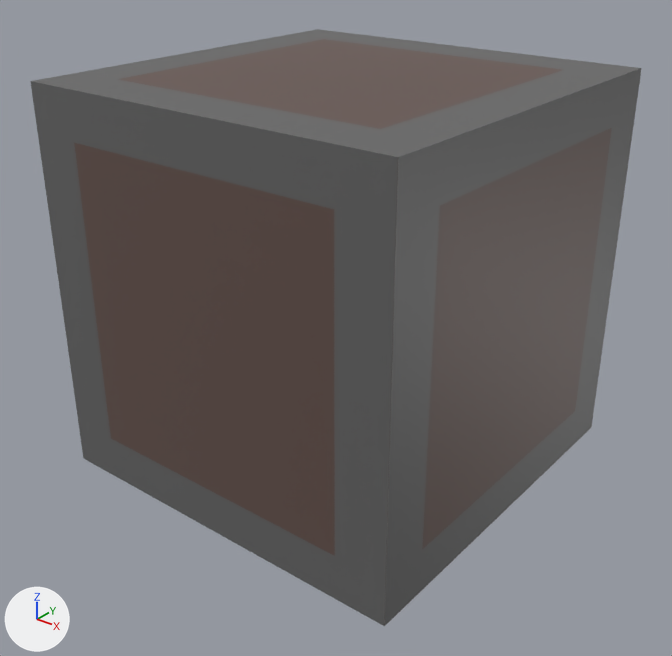
What one commit did to the FBX model Assets/Никита/Models/box.fbx.
Camera for both pictures: a 50 mm camera at (-1.19, -1.673, 1.385) aimed at (-2.482, -0.058, 0.384). Every picture has the same lights, and +X, +Y and +Z are marked at lower left. Where no turn or scale is listed for an object, it has been applied to the vertices.
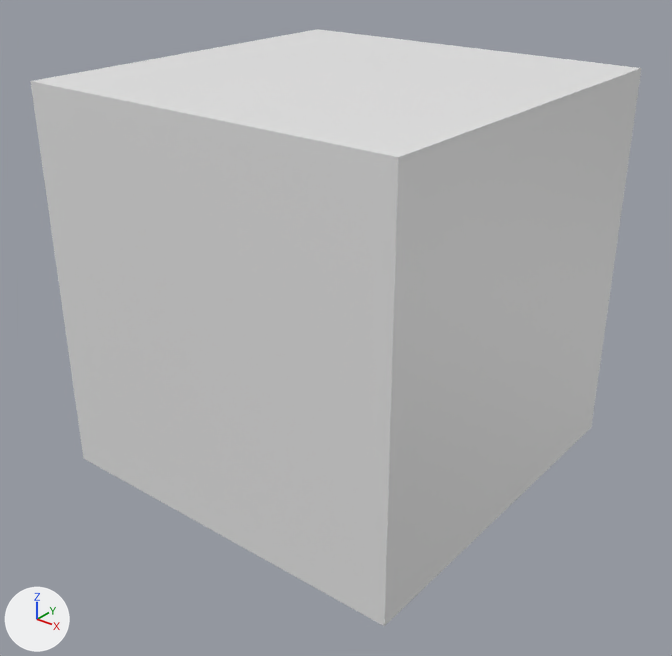
Patch to the scene script:
```diff
--- a/Assets/Никита/Models/box.fbx.py
+++ b/Assets/Никита/Models/box.fbx.py
@@ me_cube_010 @@
 me_cube_010.from_pydata(...)  # 56 vertices, 54 faces; spans x -0.486..0.486, y -0.486..0.486, z -0.486..0.486
-me_cube_010.materials.append(mat_material_006)  # picture img_box_texture_png
```

Location of each change, [x1, y1, x2, y2] in pixels of the pictures (672 x 656 px):
'Cube.003', recoloured: [30, 29, 642, 626] in both
